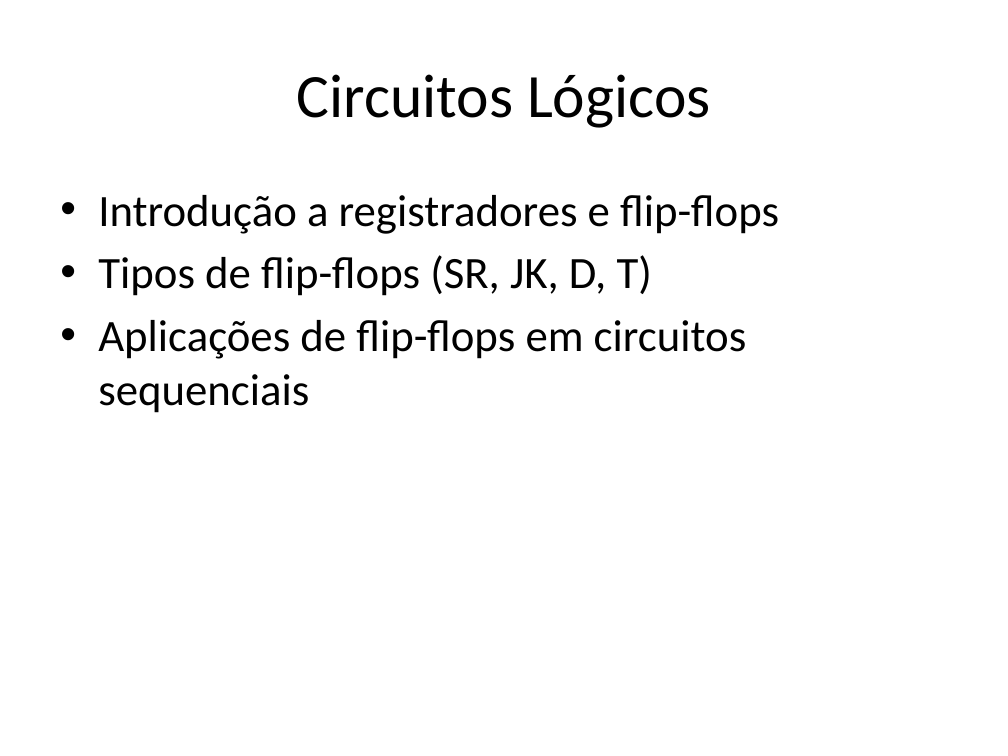
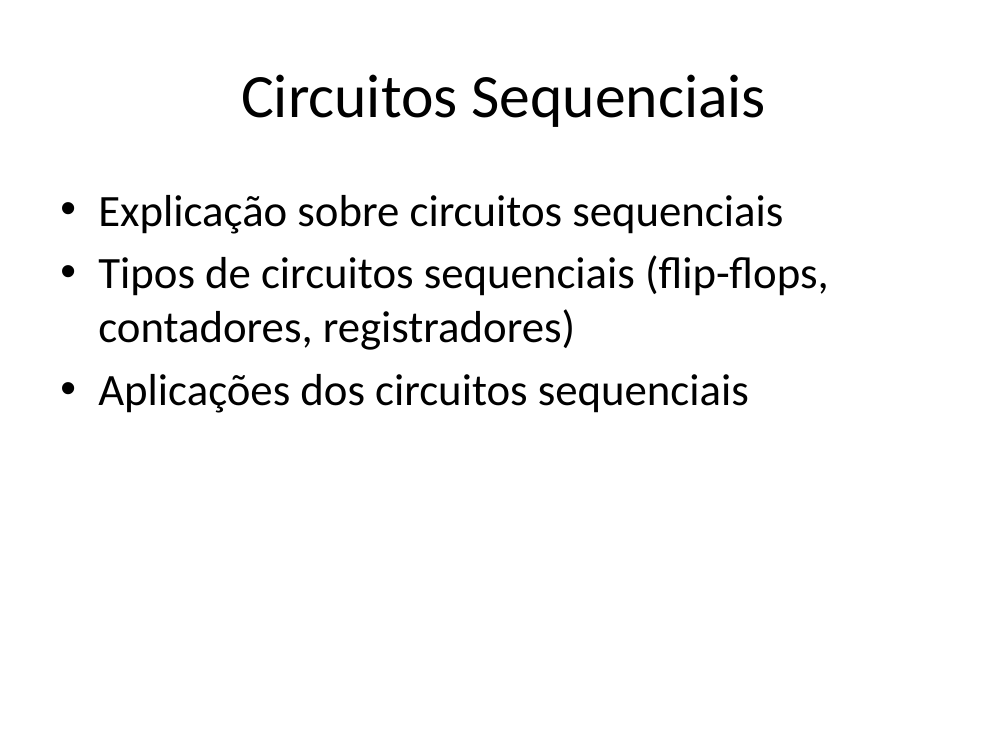
Before and after one commit to lcdlemos/EstagioNutes, a slide deck: slide 8 of IA/auto_apresentacao_IA.pptx (slide 7 before the commit). Drawn at 1008x756 pixels with LibreOffice and Linux fonts; fonts in the diff are those of the drawing. Boxes give left, top, right and bottom in pixels: in the first picture for what was removed or moved away, otherwise in the second. Text is boxed around its words. In the diff, an @@ line names an element or a change of style, - is before the commit and + after.

```diff
--- a/IA/auto_apresentacao_IA.pptx
+++ b/IA/auto_apresentacao_IA.pptx
@@ title at [241,74,766,127]: text changed @@
-Circuitos Lógicos
+Circuitos Sequenciais
@@ text at [98,195,829,413]: text changed @@
-• Introdução a registradores e flip-flops
-• Tipos de flip-flops (SR, JK, D, T)
-• Aplicações de flip-flops em circuitos sequenciais
+• Explicação sobre circuitos sequenciais
+• Tipos de circuitos sequenciais (flip-flops, contadores, registradores)
+• Aplicações dos circuitos sequenciais
```
Also in this commit, not shown: 4 other slides changed, 5 slides added, 5 slides removed, 14 other files.
